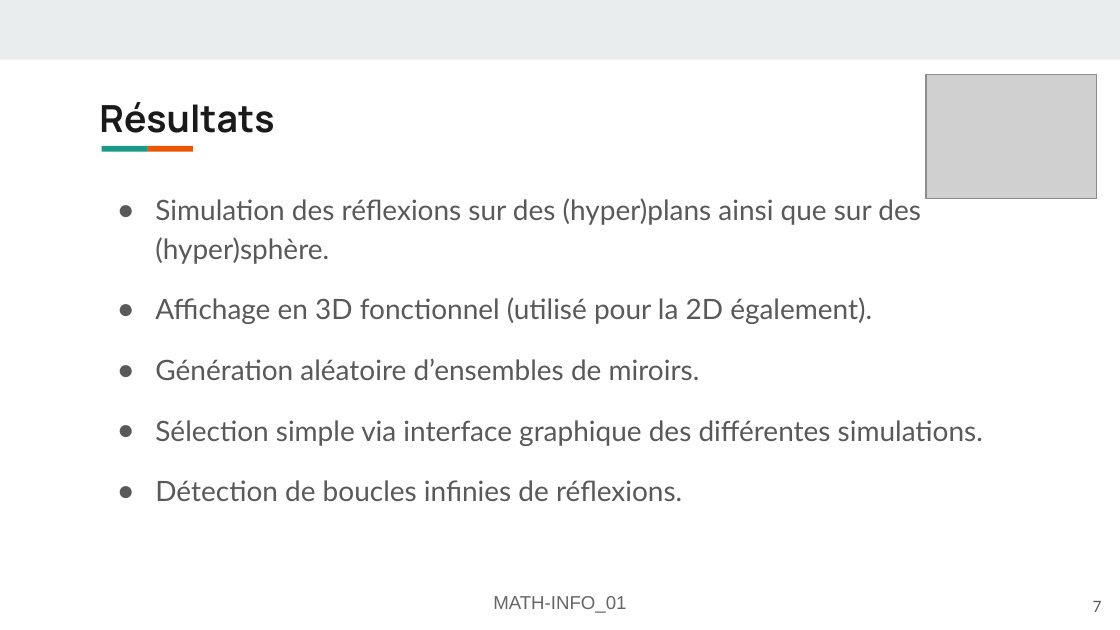
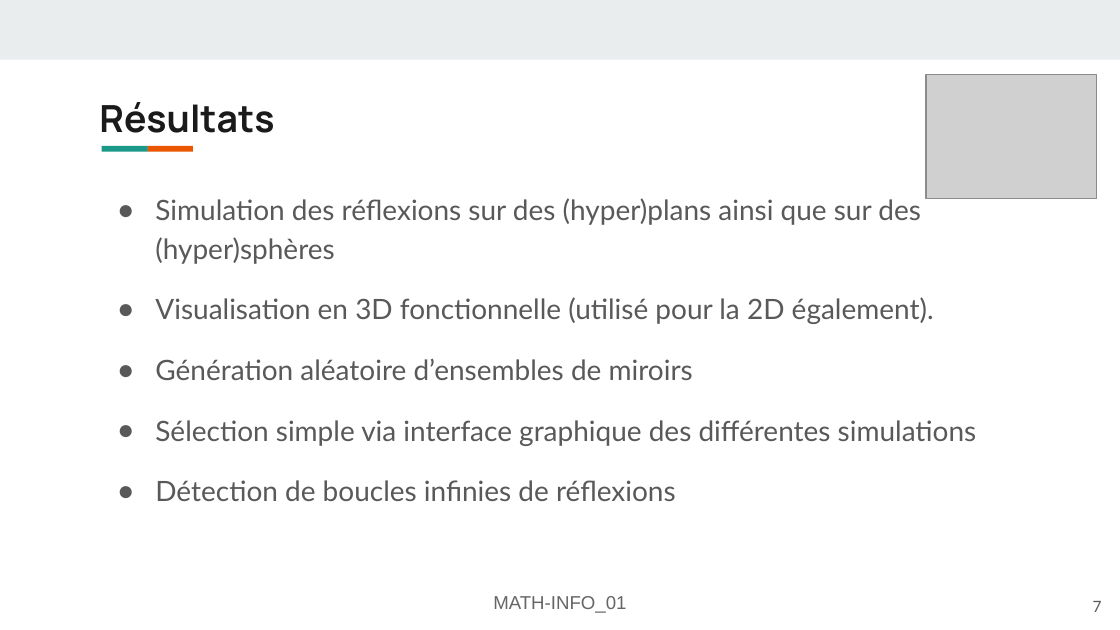
Before and after one commit to FlashOnFire/MirrorVerse, a slide deck: slide 7 of project_managment/pres2/MATH-INFO_01-Présentation-mirror-verse.odp. Drawn at 1120x630 pixels with LibreOffice and Linux fonts; fonts in the diff are those of the drawing; grey boxes stand for pictures. Boxes give left, top, right and bottom in pixels: in the first picture for what was removed or moved away, otherwise in the second. Text is boxed around its words. In the diff, an @@ line names an element or a change of style, - is before the commit and + after.

```diff
--- a/project_managment/pres2/MATH-INFO_01-Présentation-mirror-verse.odp
+++ b/project_managment/pres2/MATH-INFO_01-Présentation-mirror-verse.odp
@@ text at <box>155,198,977,501</box>: text changed @@
-● Simulation des réflexions sur des (hyper)plans ainsi que sur des (hyper)sphère.
-● Affichage en 3D fonctionnel (utilisé pour la 2D également).
-● Génération aléatoire d’ensembles de miroirs.
-● Sélection simple via interface graphique des différentes simulations.
-● Détection de boucles infinies de réflexions.
+● Simulation des réflexions sur des (hyper)plans ainsi que sur des (hyper)sphères
+● Visualisation en 3D fonctionnelle (utilisé pour la 2D également).
+● Génération aléatoire d’ensembles de miroirs
+● Sélection simple via interface graphique des différentes simulations
+● Détection de boucles infinies de réflexions
```
Also in this commit, not shown: 7 other slides changed, 2 slides added, 1 slide removed, 1 other file.
